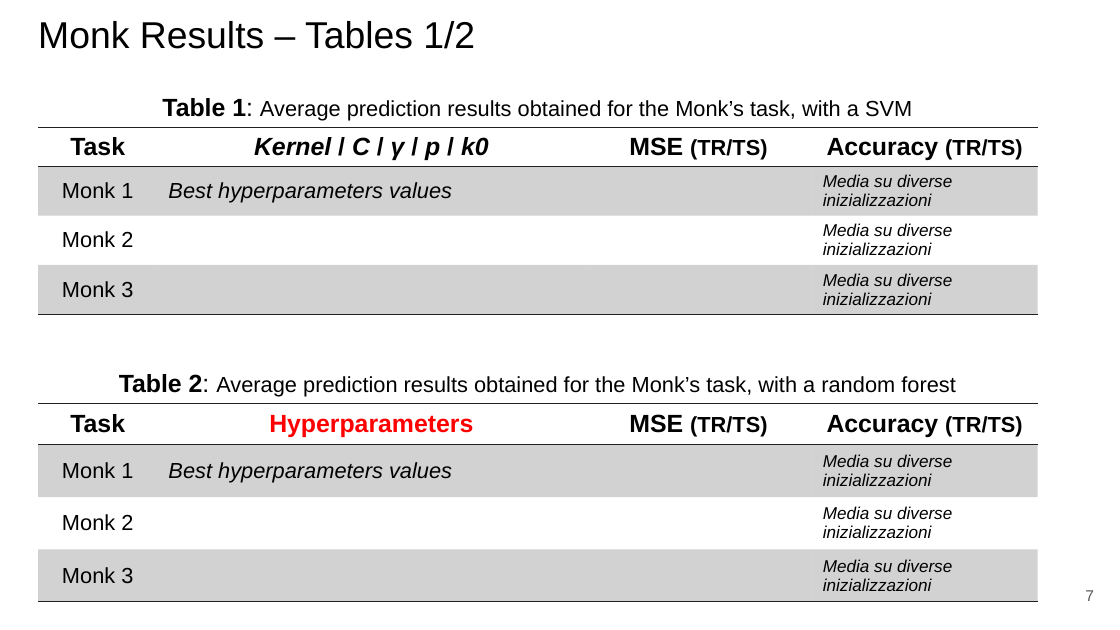
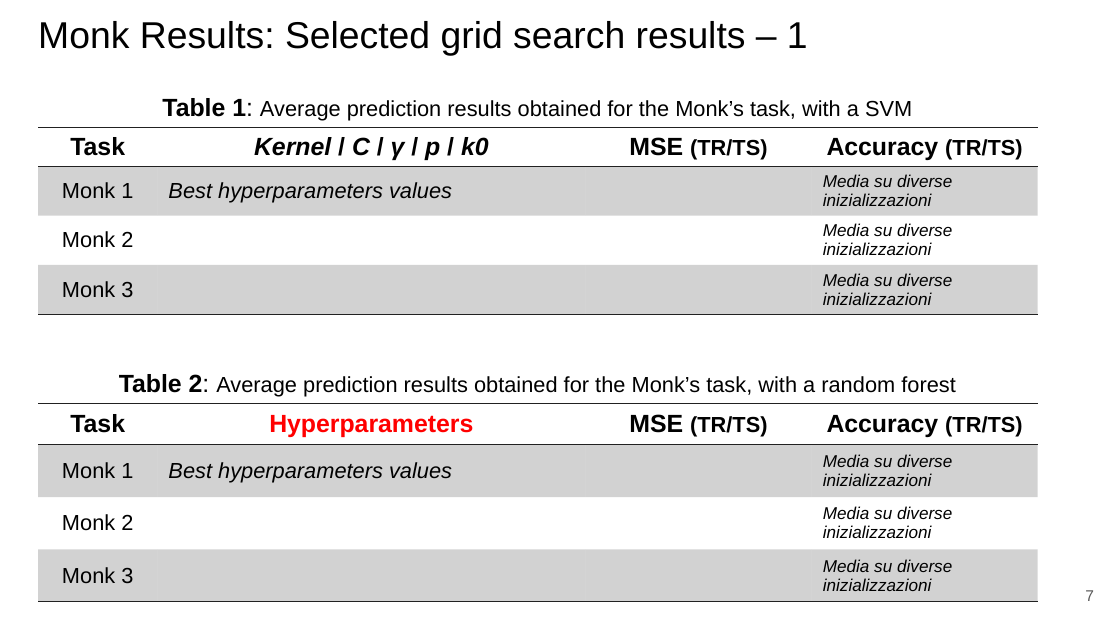
Before and after one commit to paolo-junior-mollica/machine-learning-project, a slide deck: slide 7 of relazione/ML-2023-PRJ-Slides-Demo.pptx. Drawn at 1120x630 pixels with LibreOffice and Linux fonts; fonts in the diff are those of the drawing. Boxes give left, top, right and bottom in pixels: in the first picture for what was removed or moved away, otherwise in the second. Text is boxed around its words. In the diff, an @@ line names an element or a change of style, - is before the commit and + after.

```diff
--- a/relazione/ML-2023-PRJ-Slides-Demo.pptx
+++ b/relazione/ML-2023-PRJ-Slides-Demo.pptx
@@ title at (x1=38, y1=21, x2=808, y2=56): text changed @@
-Monk Results – Tables 1/2
+Monk Results: Selected grid search results – 1
```
Also in this commit, not shown: 7 other slides changed, 5 slides added, 1 slide removed.
